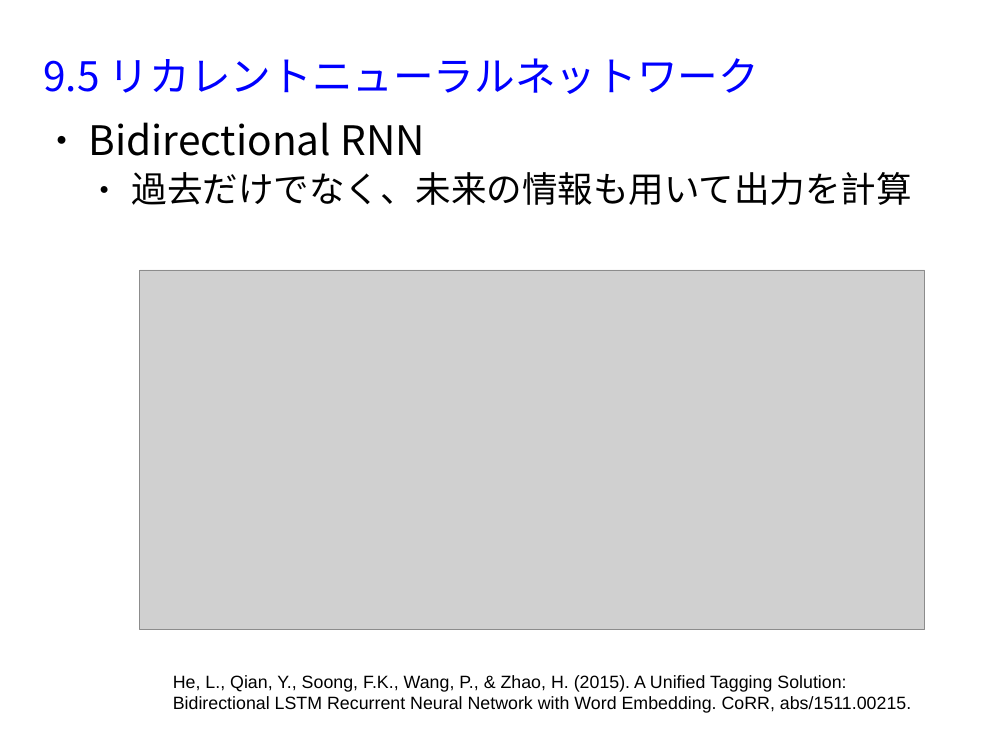
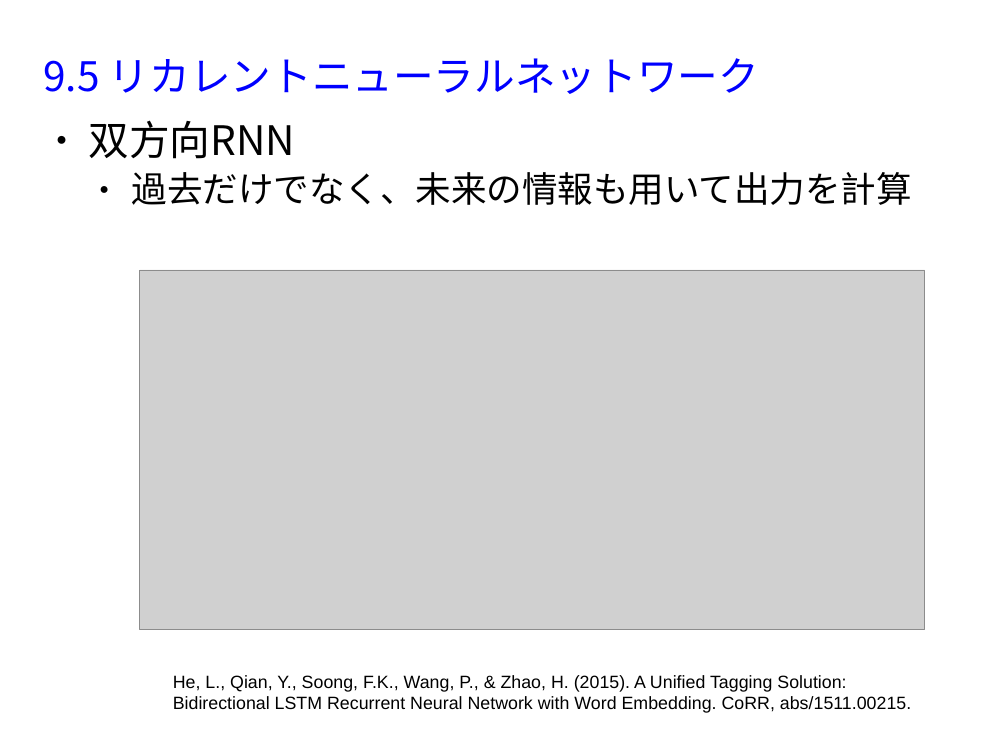
Before and after one commit to MasahiroAraki/MachineLearning, a slide deck: slide 21 of slides/chap09.odp. Drawn at 1008x756 pixels with LibreOffice and Linux fonts; fonts in the diff are those of the drawing; grey boxes stand for pictures. Boxes give left, top, right and bottom in pixels: in the first picture for what was removed or moved away, otherwise in the second. Text is boxed around its words. In the diff, an @@ line names an element or a change of style, - is before the commit and + after.

```diff
--- a/slides/chap09.odp
+++ b/slides/chap09.odp
@@ text at box(89, 120, 296, 159): text changed @@
-● Bidirectional RNN
+● 双方向RNN
```
Also in this commit, not shown: 15 other slides changed, 10 slides added, 11 slides removed, 30 other files.
